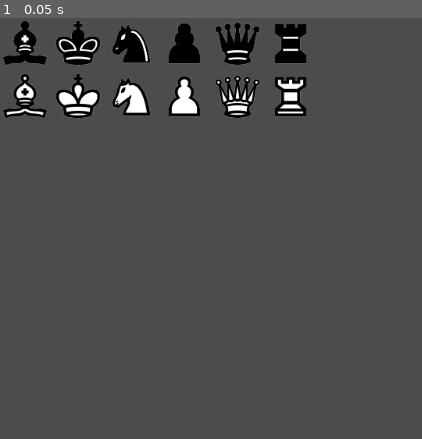
Above: before the commit, frame 1.
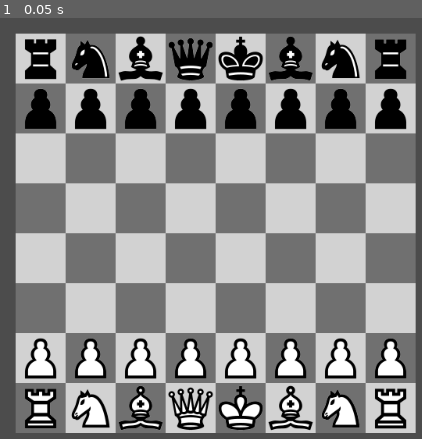
Above: after the commit, the same moment.

Repository: andrew-wilkes/godot-chess
Game: Godot game, scene res://Main.tscn
The game is run twice, just before and just after one commit, with the same random seed, the same clock (stepped at 60 frames per second) and the same inputs. Before the commit the project has no main scene; this scene is started directly in both runs.
Inputs:
- Up to frame 1 (0.05 s): no input

The runs differ from the first frame. In frame 1, 88% of the frame differs, in the area x 0-99%, y 0-99%.

Commit message:
Add select and drag capability

Diff:
--- a/src/Board.gd
+++ b/src/Board.gd
@@ -1,4 +1,8 @@
 extends Control
+
+signal clicked
+signal unclicked
+signal moved
 
 export var square_width = 64
 export(Color) var white
@@ -7,7 +11,7 @@
 
 const num_squares = 64
 
-var grid : PoolStringArray
+var grid : Array
 
 func _ready():
 	# grid will map the pieces in the game
@@ -22,15 +26,18 @@
 func setup_pieces():
 	var seq = "PPPPPPPPRNBQKBNRPPPPPPPP"
 	for i in 16:
-		$Grid.get_child(i).add_child(Pieces.get_piece(seq[i + 8], "B"))
-		grid[i] = "B" + seq[i + 8]
-		$Grid.get_child(i + 48).add_child(Pieces.get_piece(seq[i]))
-		grid[i + 48] = "W" + seq[i]
+		var p = Pieces.get_piece(seq[i + 8], "B")
+		$Grid.get_child(i).add_child(p)
+		grid[i] = ["B", seq[i + 8], p]
+		p = Pieces.get_piece(seq[i])
+		$Grid.get_child(i + 48).add_child(p)
+		grid[i + 48] = ["W", seq[i], p]
 
 
 func draw_tiles():
 	var white_square = ColorRect.new()
 	white_square.color = white
+	white_square.mouse_filter = Control.MOUSE_FILTER_PASS
 	white_square.rect_min_size = Vector2(square_width, square_width)
 	var grey_square = white_square.duplicate()
 	grey_square.color = grey
@@ -41,20 +48,30 @@
 		for x in 8:
 			odd = !odd
 			if odd:
-				add_square(white_square.duplicate(), [x, y])
+				add_square(white_square.duplicate(), x, y)
 			else:
-				add_square(grey_square.duplicate(), [x, y])
+				add_square(grey_square.duplicate(), x, y)
 
 
-func add_square(s: ColorRect, xy: Array):
-	s.connect("gui_input", self, "square_clicked", xy)
+func add_square(s: ColorRect, x: int, y: int):
+	s.connect("gui_input", self, "square_event", [x, y])
 	$Grid.add_child(s)
 
 
-func square_clicked(event: InputEvent, x: int, y: int):
-	if event.is_pressed():
+func square_event(event: InputEvent, x: int, y: int):
+	if event is InputEventMouseButton:
+		get_tree().set_input_as_handled()
 		print("Clicked at: ", [x, y])
-		print(get_piece_in_grid(x, y))
+		var p = get_piece_in_grid(x, y)
+		print(p)
+		if event.pressed:
+			if p != null:
+				emit_signal("clicked", x, y, p[0], p[1], p[2])
+		else:
+			emit_signal("unclicked", x, y, p[0], p[1], p[2])
+	# Mouse position is relative to the square
+	if event is InputEventMouseMotion:
+		emit_signal("moved", event.position)
 
 
 func get_piece_in_grid(x: int, y: int):
--- a/src/Board.tscn
+++ b/src/Board.tscn
@@ -14,10 +14,16 @@
 mod_color = Color( 0.407843, 0.752941, 0.752941, 1 )
 
 [node name="Grid" type="GridContainer" parent="."]
-margin_right = 40.0
-margin_bottom = 40.0
+margin_left = 20.0
+margin_top = 20.0
+margin_right = 1044.0
+margin_bottom = 620.0
+mouse_filter = 0
 size_flags_horizontal = 3
 size_flags_vertical = 3
 custom_constants/vseparation = 0
 custom_constants/hseparation = 0
 columns = 8
+__meta__ = {
+"_edit_use_anchors_": false
+}
--- /dev/null
+++ b/src/Main.gd
@@ -0,0 +1,46 @@
+extends Control
+
+var selected_piece
+
+func _ready():
+	$Board.connect("clicked", self, "piece_clicked")
+	$Board.connect("unclicked", self, "piece_unclicked")
+	$Board.connect("moved", self, "mouse_moved")
+	$Board/Grid.connect("mouse_exited", self, "mouse_entered")
+
+
+# This is called after release of the mouse button and when the mouse
+# crosses the Grid border so as to release any selected piece
+func mouse_entered():
+	return_piece()
+
+
+func piece_clicked(x, y, color, side, piece):
+	selected_piece = {
+		"position": Vector2(x, y),
+		"color": color,
+		"side": side,
+		"piece": piece
+	}
+	# Need to ensure that piece displays above all others when moved
+	piece.z_index = 1
+	print("Board clicked ", selected_piece)
+
+
+func piece_unclicked(_x, _y, _color, _side, _piece):
+	if selected_piece != null:
+		# Try to drop the piece
+		return_piece()
+
+
+func mouse_moved(pos):
+	if selected_piece != null:
+		selected_piece.piece.position = pos - Vector2(32, 32)
+
+
+func return_piece():
+	if selected_piece != null:
+		# Return the piece to it's start position
+		selected_piece.piece.position = Vector2(0, 0)
+		selected_piece.z_index = 0
+		selected_piece = null
--- a/src/Main.tscn
+++ b/src/Main.tscn
@@ -1,6 +1,16 @@
-[gd_scene format=2]
+[gd_scene load_steps=3 format=2]
+
+[ext_resource path="res://Board.tscn" type="PackedScene" id=1]
+[ext_resource path="res://Main.gd" type="Script" id=2]
 
 [node name="Main" type="Control"]
+anchor_right = 1.0
+anchor_bottom = 1.0
+script = ExtResource( 2 )
 __meta__ = {
 "_edit_use_anchors_": false
 }
+
+[node name="Board" parent="." instance=ExtResource( 1 )]
+anchor_right = 0.0
+anchor_bottom = 0.0
--- a/src/Pieces.gd
+++ b/src/Pieces.gd
@@ -9,12 +9,13 @@
 	if color == "W":
 		i += 6
 	var p = get_child(i).duplicate()
-	p.rect_position = Vector2(0, 0)
+	p.position = Vector2(0, 0)
 	return p
 
 
-#func _ready():
+func _ready():
 #	setup()
+	visible = false
 
 
 func setup():
@@ -31,8 +32,9 @@
 		print(files)
 		var i = 0
 		for file in files:
-			var tb = get_child(i)
-			tb.name = file.get_basename()
+			var sprite = get_child(i)
+			sprite.name = file.get_basename()
 			var img = load("res://pieces/" + file)
-			tb.texture = img
+			sprite.texture = img
+			sprite.position.x = i *64
 			i += 1
--- a/src/Pieces.tscn
+++ b/src/Pieces.tscn
@@ -25,78 +25,61 @@
 "_edit_use_anchors_": false
 }
 
-[node name="blackBishop" type="TextureRect" parent="."]
-margin_right = 64.0
-margin_bottom = 64.0
+[node name="blackBishop" type="Sprite" parent="."]
 texture = ExtResource( 6 )
+centered = false
 
-[node name="blackKing" type="TextureRect" parent="."]
-margin_left = 68.0
-margin_right = 132.0
-margin_bottom = 64.0
+[node name="blackKing" type="Sprite" parent="."]
+position = Vector2( 64, 0 )
 texture = ExtResource( 10 )
+centered = false
 
-[node name="blackKnight" type="TextureRect" parent="."]
-margin_left = 136.0
-margin_right = 200.0
-margin_bottom = 64.0
+[node name="blackKnight" type="Sprite" parent="."]
+position = Vector2( 128, 0 )
 texture = ExtResource( 2 )
+centered = false
 
-[node name="blackPawn" type="TextureRect" parent="."]
-margin_left = 204.0
-margin_right = 268.0
-margin_bottom = 64.0
+[node name="blackPawn" type="Sprite" parent="."]
+position = Vector2( 192, 0 )
 texture = ExtResource( 8 )
+centered = false
 
-[node name="blackQueen" type="TextureRect" parent="."]
-margin_left = 272.0
-margin_right = 336.0
-margin_bottom = 64.0
+[node name="blackQueen" type="Sprite" parent="."]
+position = Vector2( 256, 0 )
 texture = ExtResource( 3 )
+centered = false
 
-[node name="blackRook" type="TextureRect" parent="."]
-margin_left = 340.0
-margin_right = 404.0
-margin_bottom = 64.0
+[node name="blackRook" type="Sprite" parent="."]
+position = Vector2( 320, 0 )
 texture = ExtResource( 9 )
+centered = false
 
-[node name="whiteBishop" type="TextureRect" parent="."]
-margin_top = 68.0
-margin_right = 64.0
-margin_bottom = 132.0
+[node name="whiteBishop" type="Sprite" parent="."]
+position = Vector2( 384, 0 )
 texture = ExtResource( 11 )
+centered = false
 
-[node name="whiteKing" type="TextureRect" parent="."]
-margin_left = 68.0
-margin_top = 68.0
-margin_right = 132.0
-margin_bottom = 132.0
+[node name="whiteKing" type="Sprite" parent="."]
+position = Vector2( 448, 0 )
 texture = ExtResource( 13 )
+centered = false
 
-[node name="whiteKnight" type="TextureRect" parent="."]
-margin_left = 136.0
-margin_top = 68.0
-margin_right = 200.0
-margin_bottom = 132.0
+[node name="whiteKnight" type="Sprite" parent="."]
+position = Vector2( 512, 0 )
 texture = ExtResource( 4 )
+centered = false
 
-[node name="whitePawn" type="TextureRect" parent="."]
-margin_left = 204.0
-margin_top = 68.0
-margin_right = 268.0
-margin_bottom = 132.0
+[node name="whitePawn" type="Sprite" parent="."]
+position = Vector2( 576, 0 )
 texture = ExtResource( 5 )
+centered = false
 
-[node name="whiteQueen" type="TextureRect" parent="."]
-margin_left = 272.0
-margin_top = 68.0
-margin_right = 336.0
-margin_bottom = 132.0
+[node name="whiteQueen" type="Sprite" parent="."]
+position = Vector2( 640, 0 )
 texture = ExtResource( 7 )
+centered = false
 
-[node name="whiteRook" type="TextureRect" parent="."]
-margin_left = 340.0
-margin_top = 68.0
-margin_right = 404.0
-margin_bottom = 132.0
+[node name="whiteRook" type="Sprite" parent="."]
+position = Vector2( 704, 0 )
 texture = ExtResource( 12 )
+centered = false
--- a/src/project.godot
+++ b/src/project.godot
@@ -16,12 +16,17 @@
 [application]
 
 config/name="Chess"
+run/main_scene="res://Main.tscn"
 config/icon="res://icon.png"
 
 [autoload]
 
 Pieces="*res://Pieces.tscn"
 
+[debug]
+
+gdscript/warnings/return_value_discarded=false
+
 [rendering]
 
 environment/default_environment="res://default_env.tres"
